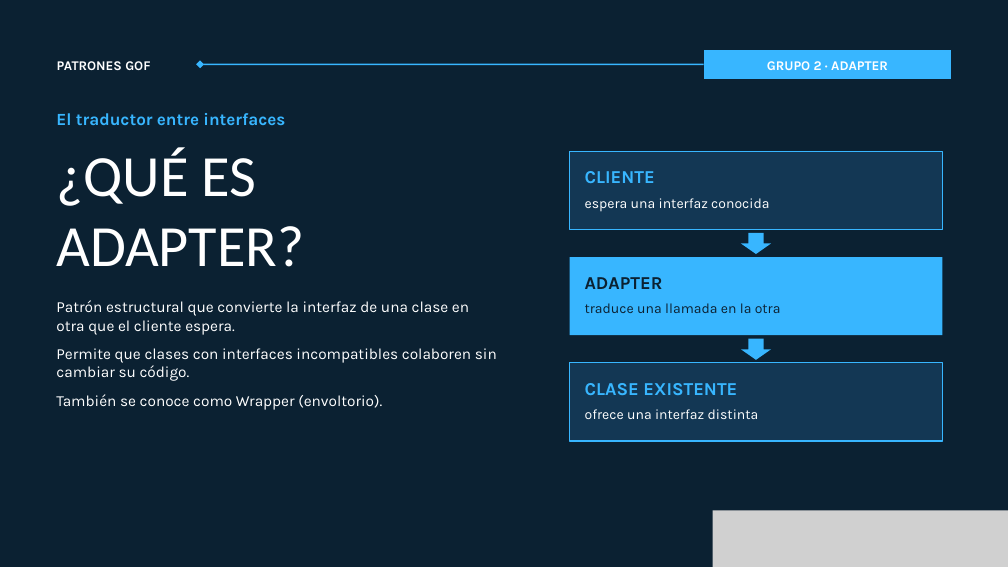
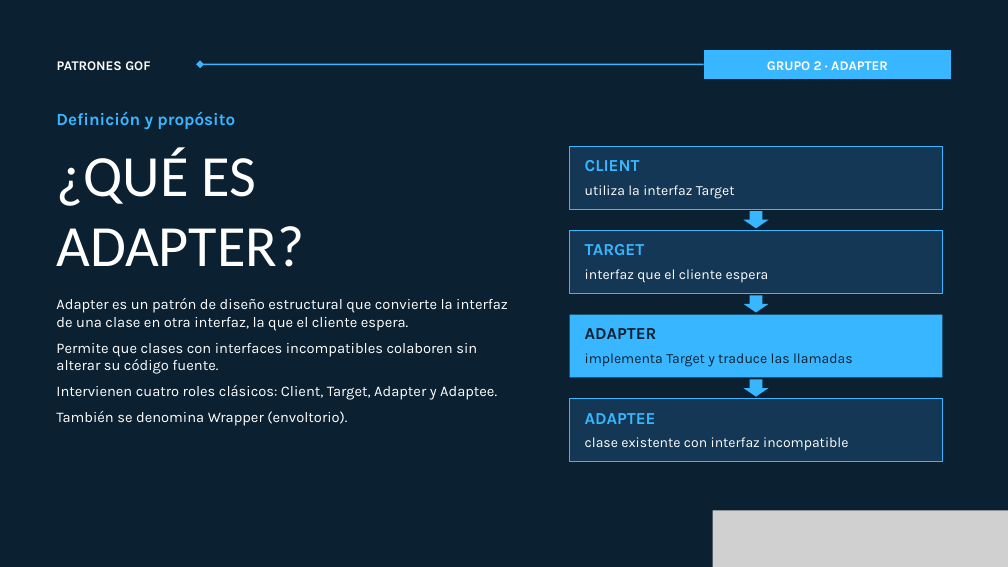
Before and after one commit to RaysonLopez/PatronesEstructurales_Grupo2, a slide deck: slide 2 of Presentacion/Presentacion_Patron_Adapter_Grupo2.pptx. Drawn at 1008x567 pixels with LibreOffice and Linux fonts; fonts in the diff are those of the drawing; grey boxes stand for pictures. Boxes give left, top, right and bottom in pixels: in the first picture for what was removed or moved away, otherwise in the second. Text is boxed around its words. In the diff, an @@ line names an element or a change of style, - is before the commit and + after.

```diff
--- a/Presentacion/Presentacion_Patron_Adapter_Grupo2.pptx
+++ b/Presentacion/Presentacion_Patron_Adapter_Grupo2.pptx
@@ text at box(56, 111, 235, 130): text changed @@
-El traductor entre interfaces
+Definición y propósito
@@ rectangle: place and size @@
-rectangle at box(570, 151, 942, 229)
+rectangle at box(570, 146, 942, 209)
@@ text removed at box(585, 171, 655, 183) @@
-CLIENTE
@@ text added at box(585, 160, 640, 171), 24 pt, text #38B6FF, bold @@
+CLIENT
@@ text at box(585, 185, 735, 199): text changed @@
-espera una interfaz conocida
+utiliza la interfaz Target
@@ rectangle added at box(570, 230, 942, 293), fill #133754, outline #38B6FF 1.5 pt @@
@@ down arrow: place and size @@
-down arrow at box(741, 233, 771, 254)
+down arrow at box(743, 211, 769, 228)
@@ text at box(585, 269, 769, 283): text changed; text colour #0B2132 to #FFFFFF @@
-traduce una llamada en la otra
+interfaz que el cliente espera
@@ text added at box(585, 244, 645, 255), 24 pt, text #38B6FF, bold @@
+TARGET
@@ text at box(56, 298, 508, 426): text changed; size 22 to 21 pt @@
-Patrón estructural que convierte la interfaz de una clase en otra que el cliente espera.
-Permite que clases con interfaces incompatibles colaboren sin cambiar su código.
-También se conoce como Wrapper (envoltorio).
+Adapter es un patrón de diseño estructural que convierte la interfaz de una clase en otra interfaz, la que el cliente espera.
+Permite que clases con interfaces incompatibles colaboren sin alterar su código fuente.
+Intervienen cuatro roles clásicos: Client, Target, Adapter y Adaptee.
+También se denomina Wrapper (envoltorio).
@@ down arrow added at box(743, 295, 769, 312), fill #38B6FF @@
@@ rectangle: place and size @@
-rectangle at box(570, 257, 942, 335)
+rectangle at box(570, 314, 942, 377)
@@ text "ADAPTER": place and size @@
-text "ADAPTER" at box(585, 277, 663, 289)
+text "ADAPTER" at box(585, 328, 657, 339)
@@ text "ADAPTER" at box(585, 328, 657, 339): size 26 to 24 pt @@
@@ text added at box(585, 353, 853, 367), 20 pt, text #0B2132 @@
+implementa Target y traduce las llamadas
@@ down arrow: place and size @@
-down arrow at box(741, 339, 771, 360)
+down arrow at box(743, 380, 769, 397)
@@ rectangle: place and size @@
-rectangle at box(570, 363, 942, 441)
+rectangle at box(570, 399, 942, 462)
@@ text removed at box(585, 409, 759, 419) @@
-ofrece una interfaz distinta
@@ text added at box(585, 413, 656, 424), 24 pt, text #38B6FF, bold @@
+ADAPTEE
@@ text at box(585, 437, 848, 451): text changed; size 26 to 20 pt; text colour #38B6FF to #FFFFFF; bold off @@
-CLASE EXISTENTE
+clase existente con interfaz incompatible
```
Also in this commit, not shown: 8 other slides changed.
